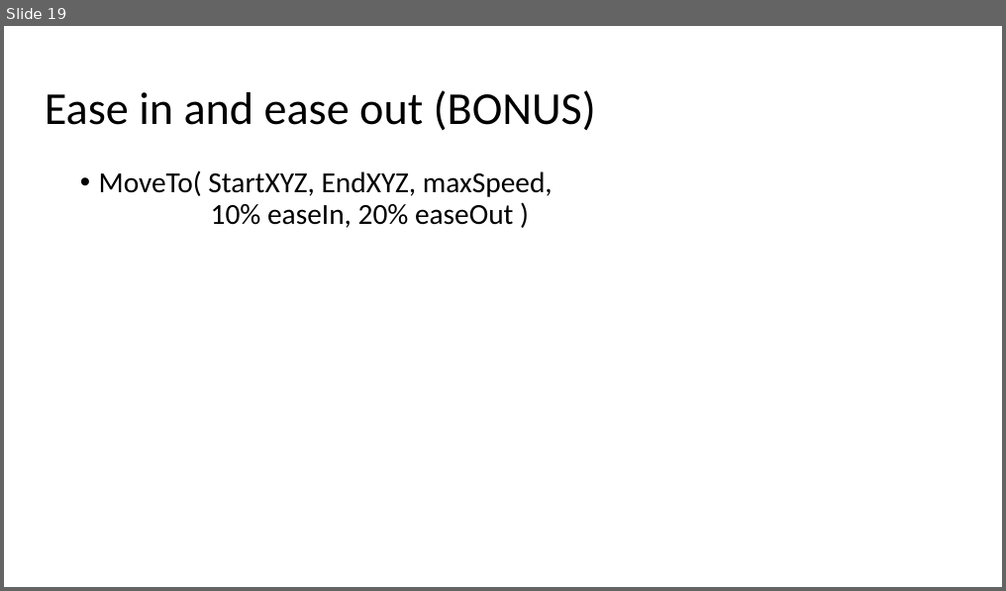
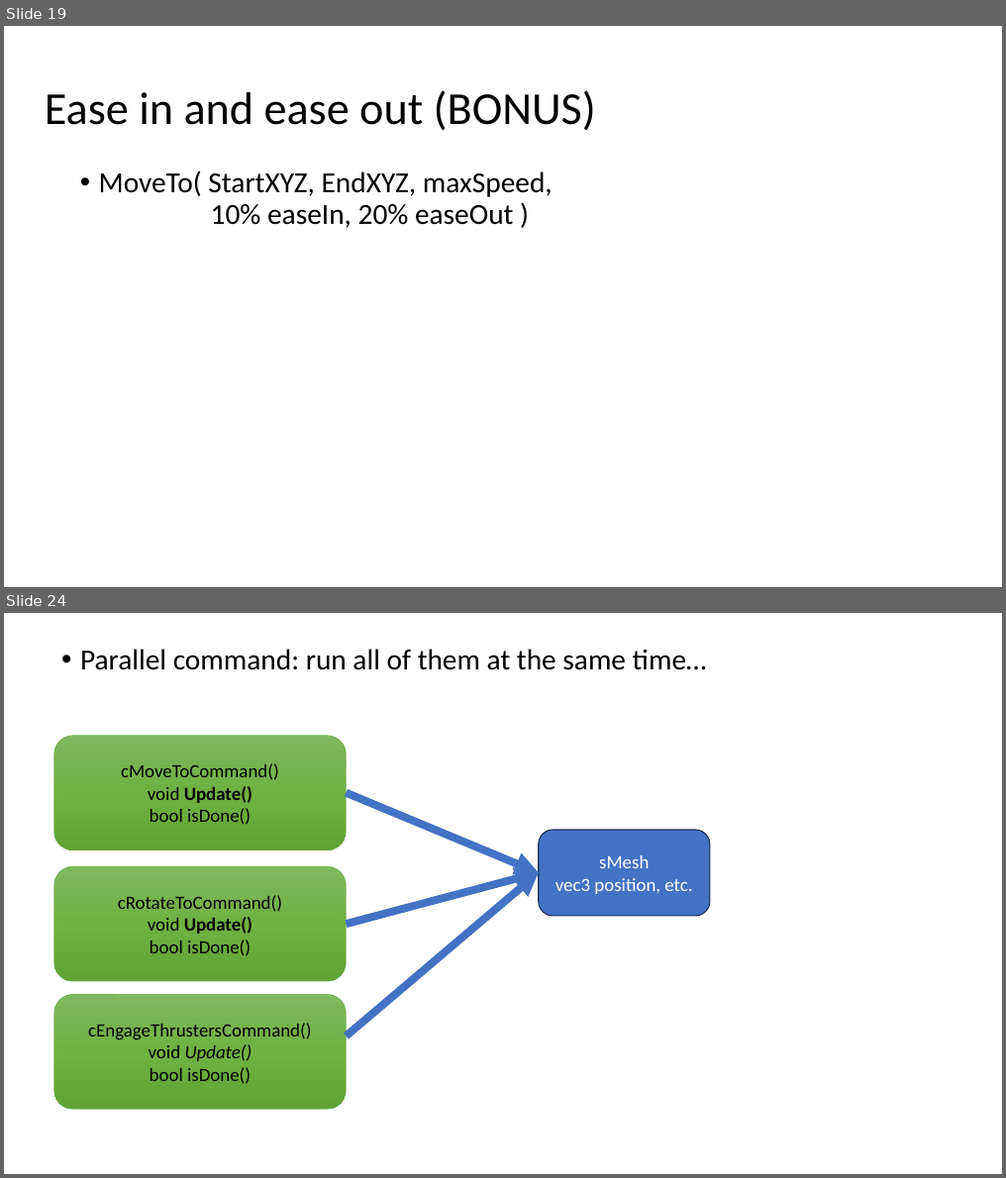
Before and after one commit to FeeneyCodes/GDP202425, a slide deck: 6044_FramPat/D2D/W09+/W11_Timing_and_animations.pptx. Shown one above the other, each under a label of ours: slide 19 before the commit, slides 19 and 24 after it; the slides between them are not shown. The pictures are 1006x591 and 1006x1178 pixels, drawn with LibreOffice and Linux fonts; fonts in the diff are those of the drawing. Boxes give left, top, right and bottom in pixels: in the first picture for what was removed or moved away, otherwise in the second. Text is boxed around its words. In the diff, an @@ line names an element or a change of style, - is before the commit and + after.

```diff
--- a/6044_FramPat/D2D/W09+/W11_Timing_and_animations.pptx
+++ b/6044_FramPat/D2D/W09+/W11_Timing_and_animations.pptx
@@ slide 24 added at [4,613,1002,1174], background #FFFFFF @@
@@ text added at [80,649,707,670], 28 pt, text #000000 @@
+• Parallel command: run all of them at the same time…
@@ rounded rectangle added at [54,736,347,851], fill gradient #81B861 to #6FB242 to #62A336, outline #70AD47 0.5 pt, 18 pt, text #000000 @@
+cMoveToCommand()
+void Update()
+bool isDone()
@@ arrow added from (347, 792) to (539, 872), #4472C4 7.5 pt @@
@@ rounded rectangle added at [539,830,710,916], fill #4472C4, outline #1E3256 1 pt, 18 pt, text #FFFFFF @@
+sMesh
+vec3 position, etc.
@@ rounded rectangle added at [54,866,347,982], fill gradient #81B861 to #6FB242 to #62A336, outline #70AD47 0.5 pt, 18 pt, text #000000 @@
+cRotateToCommand()
+void Update()
+bool isDone()
@@ arrow added from (347, 925) to (539, 872), #4472C4 7.5 pt @@
@@ arrow added from (347, 1037) to (539, 872), #4472C4 7.5 pt @@
@@ rounded rectangle added at [54,995,347,1110], fill gradient #81B861 to #6FB242 to #62A336, outline #70AD47 0.5 pt, 18 pt, text #000000 @@
+cEngageThrustersCommand()
+void Update()
+bool isDone()
```
Also in this commit, not shown: 6 other slides added, 6 other files.
